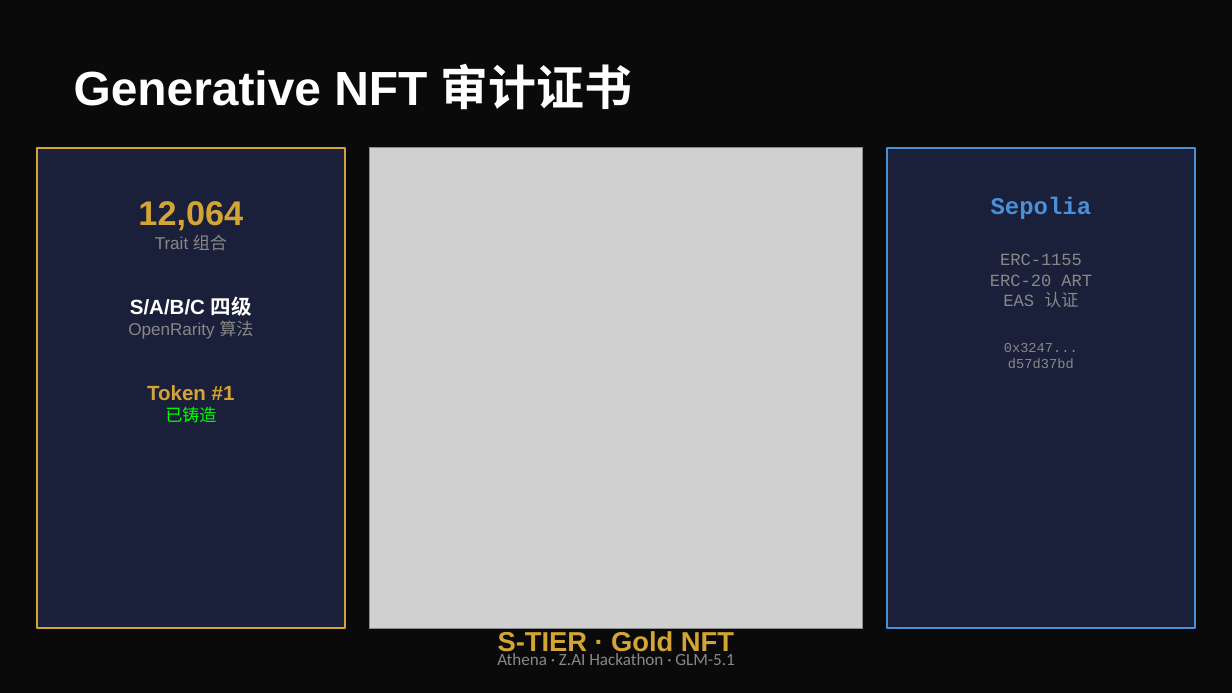
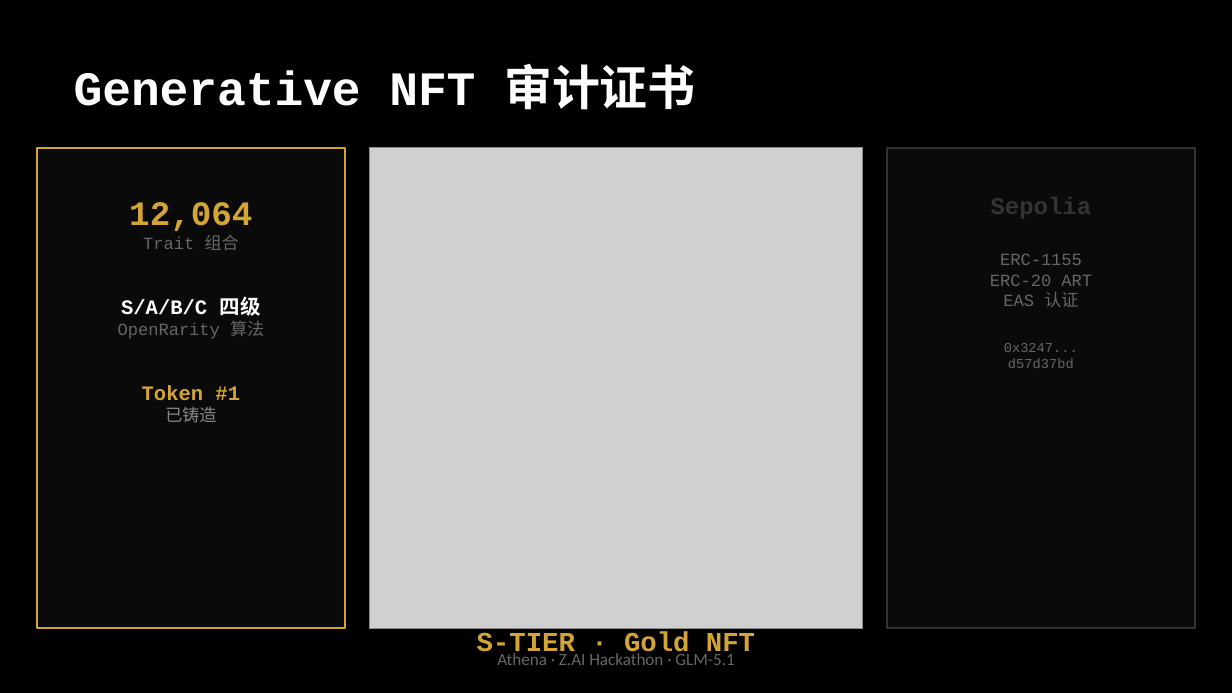
Before and after one commit to tiyadegure/Athena, a slide deck: slide 8 of ppt-assets/Athena-Hackathon.pptx. Drawn at 1232x693 pixels with LibreOffice and Linux fonts; fonts in the diff are those of the drawing; grey boxes stand for pictures. Boxes give left, top, right and bottom in pixels: in the first picture for what was removed or moved away, otherwise in the second. Text is boxed around its words. In the diff, an @@ line names an element or a change of style, - is before the commit and + after.

Commit message:
style: unify PPT with landing page monochrome style
Colors: pure black bg (#000), white text, gray (#666) secondary
Font: Courier New (monospace) throughout
Removed: blue accents, bright red/green/orange
SVGs: updated border colors to match (#333333)

All 5 SVGs re-rendered with new palette.

```diff
--- a/ppt-assets/Athena-Hackathon.pptx
+++ b/ppt-assets/Athena-Hackathon.pptx
@@ background #0A0A0A to #000000 @@
@@ text "Generative NFT 审计证书" at <box>74,63,695,110</box>: font Arial to Courier New @@
@@ rectangle at <box>37,148,345,628</box>: fill #1A1F3A to #0A0A0A @@
@@ rectangle at <box>887,148,1195,628</box>: fill #1A1F3A to #0A0A0A; outline #4A90D9 1 pt to #333333 1 pt @@
@@ text "12,064" at <box>118,202,264,423</box>: font Arial to Courier New; text colour #888888 to #666666 in "Trait 组合", "OpenRarity 算法"; text colour #00FF00 to #888888 in "已铸造" @@
@@ text "Sepolia" at <box>990,197,1092,368</box>: text colour #4A90D9 to #333333 in "Sepolia"; text colour #888888 to #666666 in "ERC-1155", "ERC-20 ART", "EAS 认证", "0x3247..." and 1 more places @@
@@ text "S-TIER · Gold NFT" at <box>477,632,755,659</box>: font Arial to Courier New @@
@@ text "Athena · Z.AI Hackathon · ..." at <box>497,653,734,665</box>: text colour #888888 to #666666 @@
```
Also in this commit, not shown: 9 other slides changed, 1 other file.
